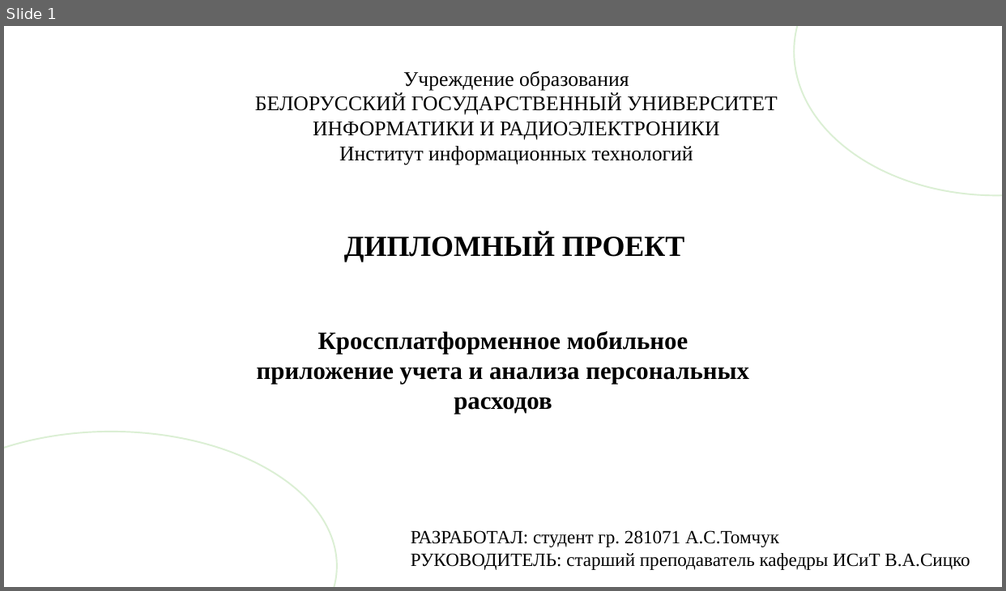
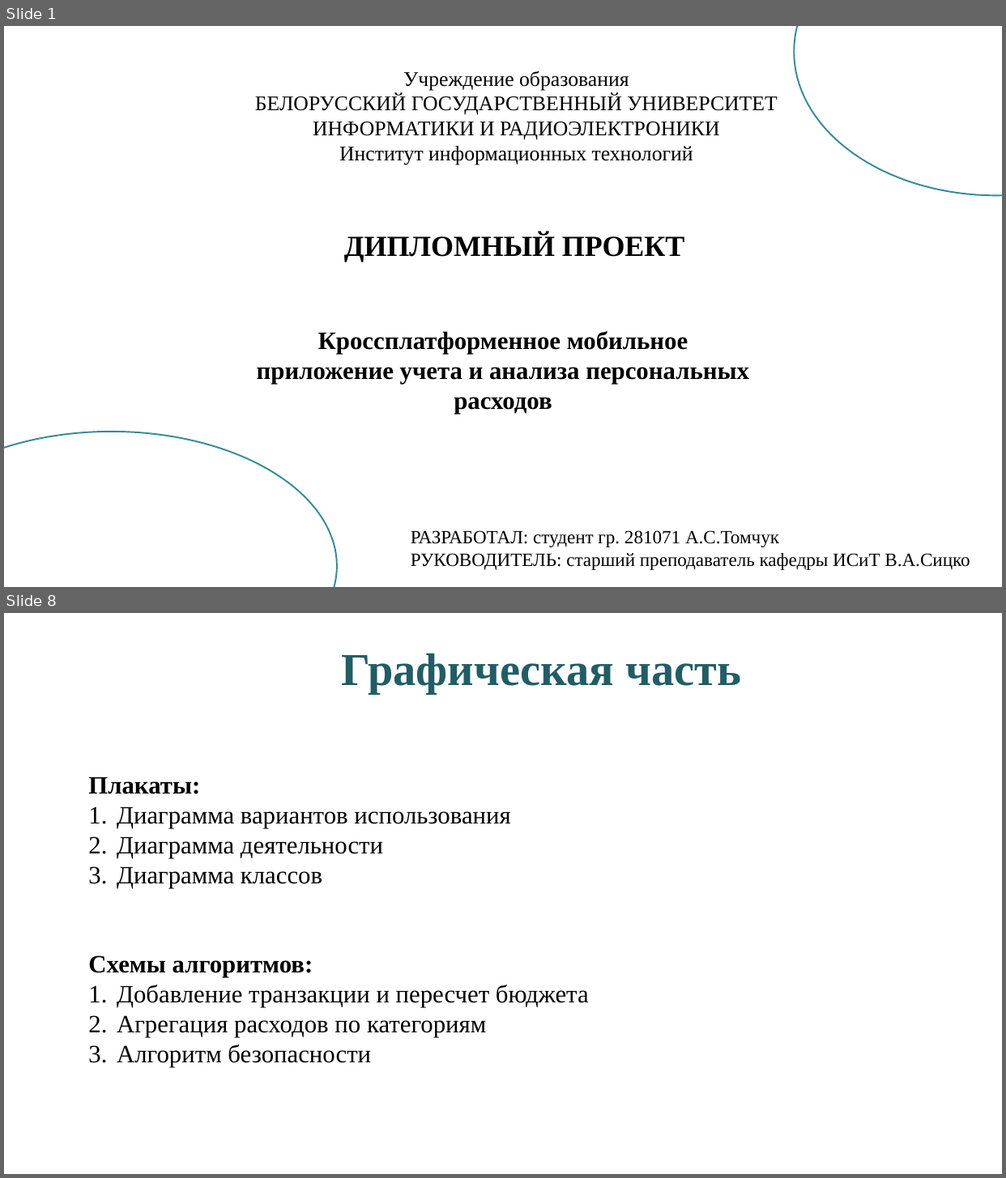
Before and after one commit to nastyatomchuk/diplom, a slide deck: Томчук А.С. Презентация.pptx. Shown one above the other, each under a label of ours: slide 1 before the commit, slides 1 and 8 after it; the slides between them are not shown. The pictures are 1006x591 and 1006x1178 pixels, drawn with LibreOffice and Linux fonts; fonts in the diff are those of the drawing; background and template pictures are left out. Boxes give left, top, right and bottom in pixels: in the first picture for what was removed or moved away, otherwise in the second. Text is boxed around its words. In the diff, an @@ line names an element or a change of style, - is before the commit and + after.

```diff
--- a/Томчук А.С. Презентация.pptx
+++ b/Томчук А.С. Презентация.pptx
@@ slide 8 added at bbox=[4, 613, 1002, 1174], background picture (left out) @@
@@ title added at bbox=[342, 653, 741, 694], 44 pt, text #215D66, bold @@
+Графическая часть
@@ text added at bbox=[88, 777, 510, 888], 24 pt, text #000000 @@
+Плакаты:
+1. Диаграмма вариантов использования
+2. Диаграмма деятельности
+3. Диаграмма классов
@@ text added at bbox=[88, 956, 589, 1067], 24 pt, text #000000 @@
+Схемы алгоритмов:
+1. Добавление транзакции и пересчет бюджета
+2. Агрегация расходов по категориям
+3. Алгоритм безопасности
@@ slide 1 changed as well @@
@@ ellipse at bbox=[794, 26, 1002, 196]: outline #DBEFD4 1.5 pt to #328C99 1.5 pt @@
@@ ellipse at bbox=[4, 432, 337, 587]: outline #DBEFD4 1.5 pt to #328C99 1.5 pt @@
```
Also in this commit, not shown: 1 other slide changed, 15 other slides added, 9 slides removed, 3 other files.
